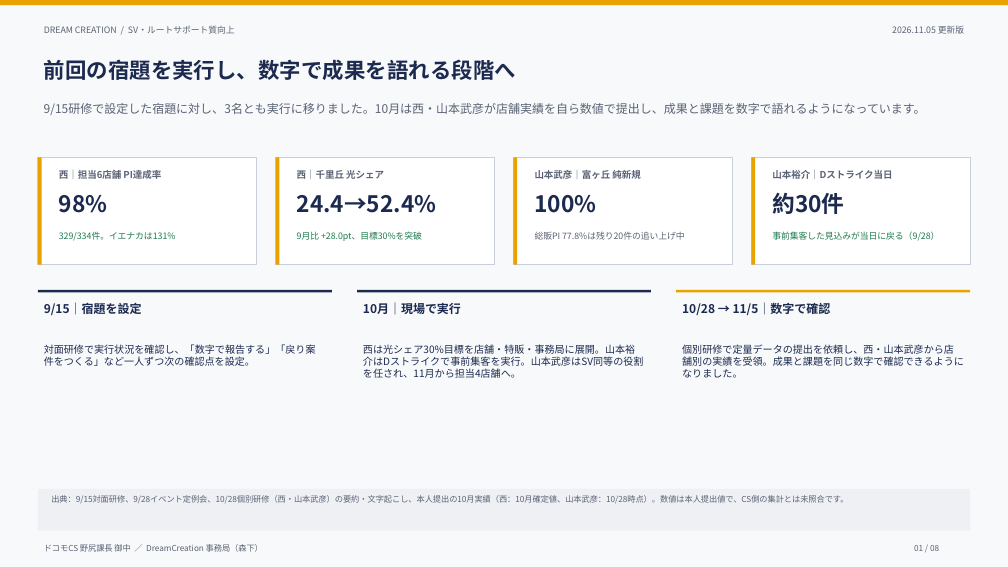
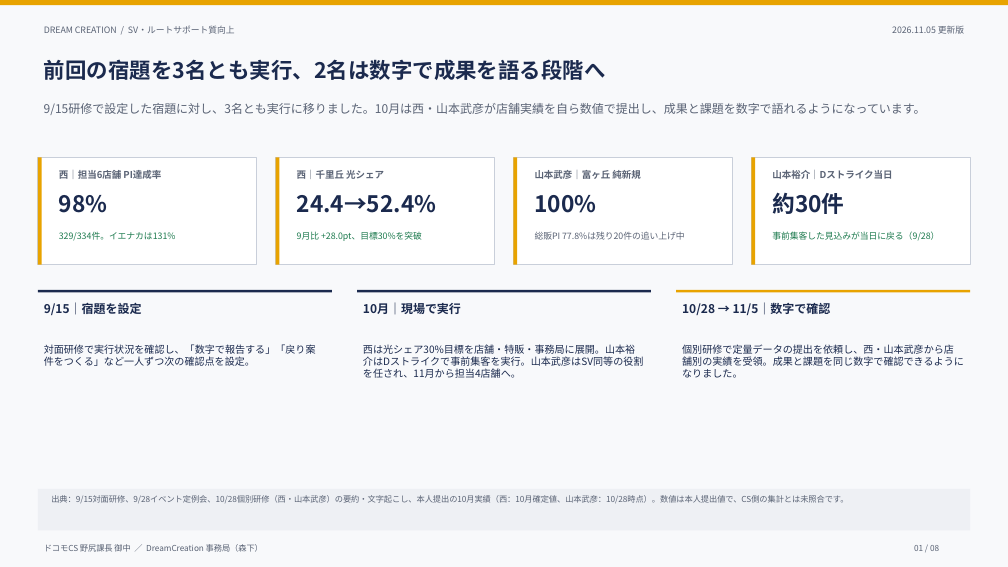
Before and after one commit to lunamax77/-next-vision, a slide deck: slide 1 of docs/reports/sv-route-support/SV_ルートサポート質向上_進捗報告_20261105.pptx. Drawn at 1008x567 pixels with LibreOffice and Linux fonts; fonts in the diff are those of the drawing. Boxes give left, top, right and bottom in pixels: in the first picture for what was removed or moved away, otherwise in the second. Text is boxed around its words. In the diff, an @@ line names an element or a change of style, - is before the commit and + after.

```diff
--- a/docs/reports/sv-route-support/SV_ルートサポート質向上_進捗報告_20261105.pptx
+++ b/docs/reports/sv-route-support/SV_ルートサポート質向上_進捗報告_20261105.pptx
@@ text at [44, 59, 606, 80]: text changed @@
-前回の宿題を実行し、数字で成果を語れる段階へ
+前回の宿題を3名とも実行、2名は数字で成果を語る段階へ
```
Also in this commit, not shown: 7 other slides changed, 1 other file.
